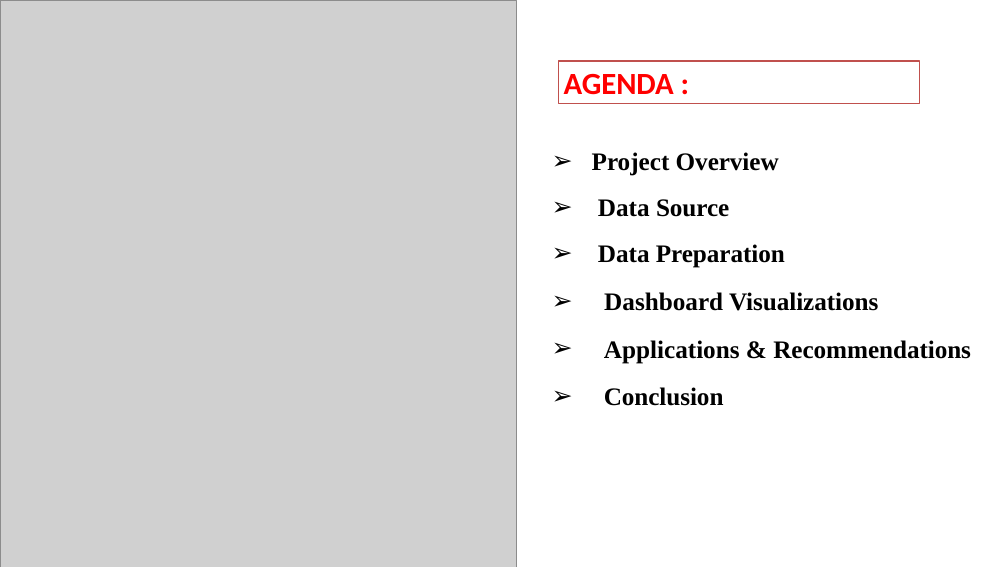
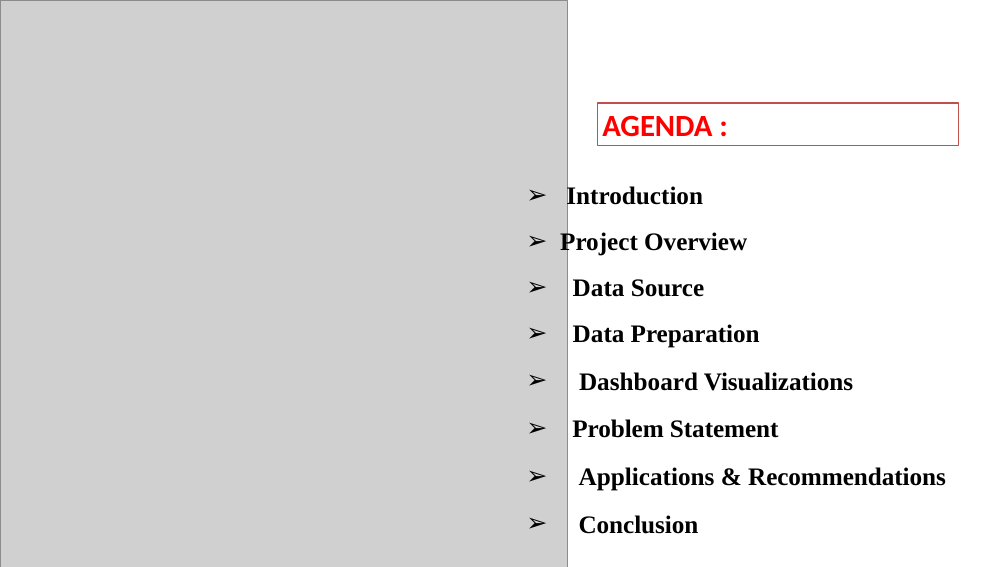
Before and after one commit to yuvaraju0200/telecom-customer-churn-analysis, a slide deck: slide 4 of Red and Green Modern Customer Support Presentation (1).pptx. Drawn at 1008x567 pixels with LibreOffice and Linux fonts; fonts in the diff are those of the drawing; grey boxes stand for pictures. Boxes give left, top, right and bottom in pixels: in the first picture for what was removed or moved away, otherwise in the second. Text is boxed around its words. In the diff, an @@ line names an element or a change of style, - is before the commit and + after.

```diff
--- a/Red and Green Modern Customer Support Presentation (1).pptx
+++ b/Red and Green Modern Customer Support Presentation (1).pptx
@@ picture: place and size @@
-picture at bbox=[0, 0, 517, 567]
+picture at bbox=[0, 0, 567, 567]
@@ rectangle "AGENDA :": place and size @@
-rectangle "AGENDA :" at bbox=[558, 61, 920, 103]
+rectangle "AGENDA :" at bbox=[597, 103, 959, 145]
@@ text "Introduction": place and size @@
-text "Introduction" at bbox=[592, 152, 971, 406]
+text "Introduction" at bbox=[560, 184, 946, 534]
@@ text at bbox=[566, 184, 703, 210]: paragraph added @@
+➢ Introduction
@@ text at bbox=[572, 419, 779, 438]: paragraph added @@
+➢ Problem Statement
```
Also in this commit, not shown: 8 other slides changed, 4 slides added, 5 slides removed.
